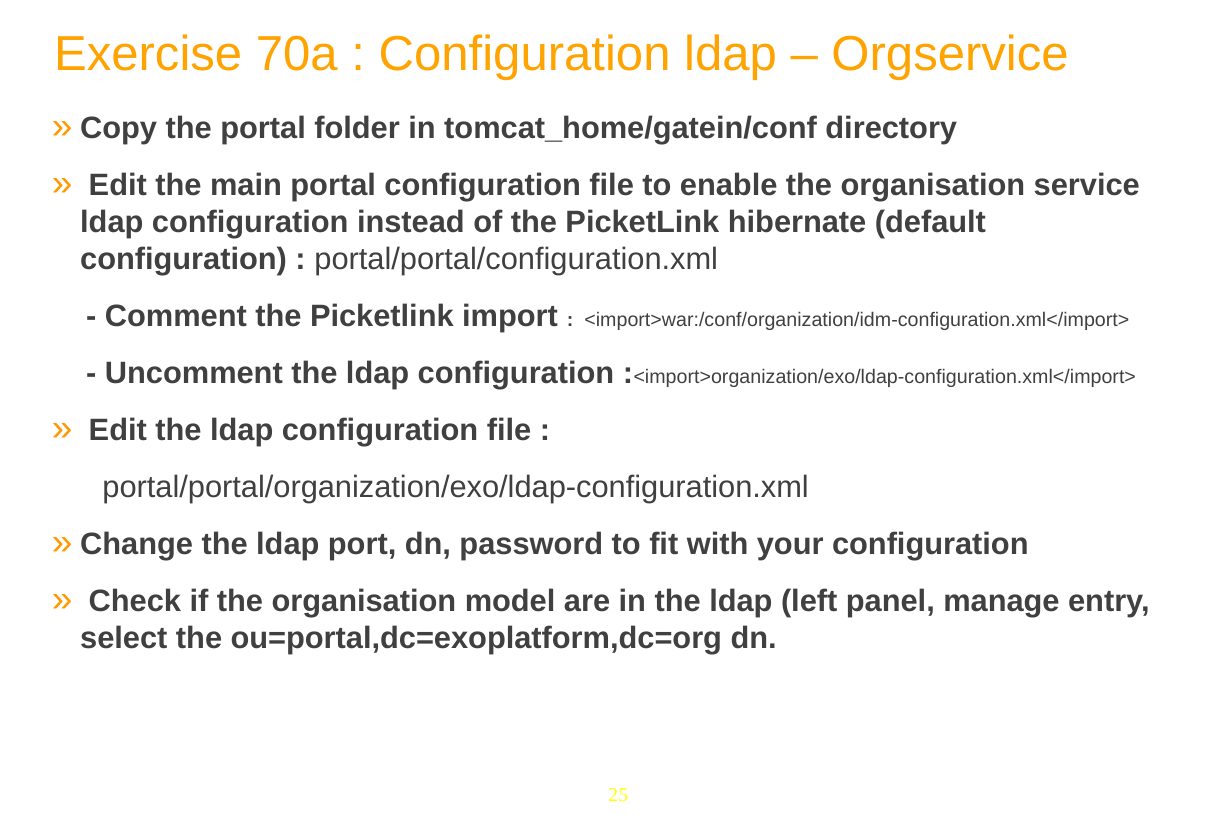
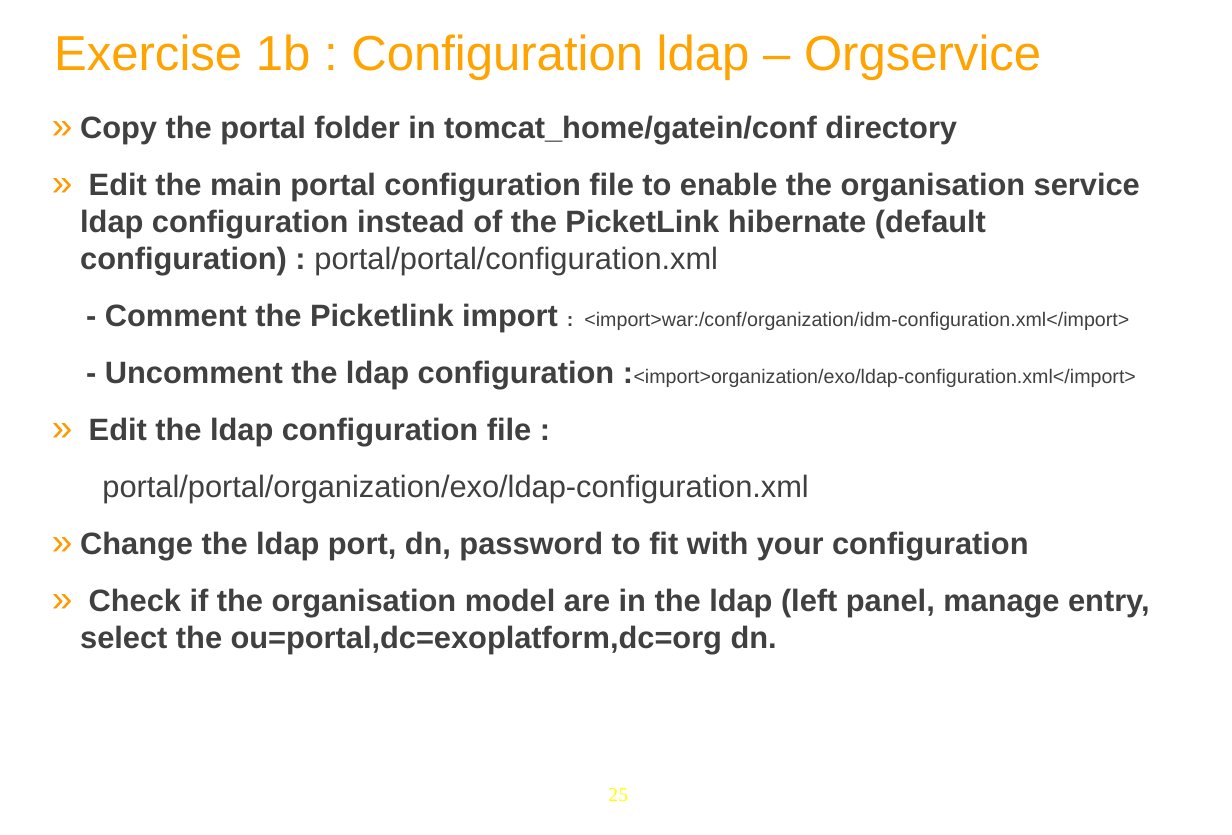
Before and after one commit to anhvurz90/training, a slide deck: slide 25 of exo-sysAdmin/970-LdapConfig-XSys.pptx. Drawn at 1232x835 pixels with LibreOffice and Linux fonts; fonts in the diff are those of the drawing; background and template pictures are left out. Boxes give left, top, right and bottom in pixels: in the first picture for what was removed or moved away, otherwise in the second. Text is boxed around its words. In the diff, an @@ line names an element or a change of style, - is before the commit and + after.

Commit message:
New ldap corrections

```diff
--- a/exo-sysAdmin/970-LdapConfig-XSys.pptx
+++ b/exo-sysAdmin/970-LdapConfig-XSys.pptx
@@ title at (54,34,1041,80): text changed @@
-Exercise 70a : Configuration ldap – Orgservice
+Exercise 1b : Configuration ldap – Orgservice
```
Also in this commit, not shown: 7 other slides changed, 2 slides added.
